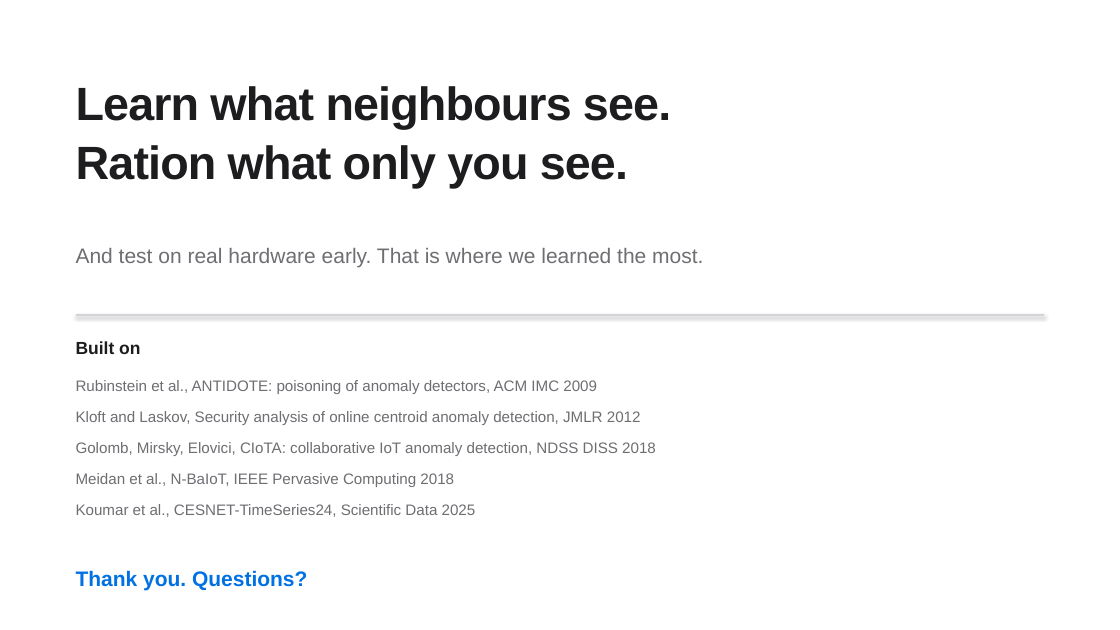
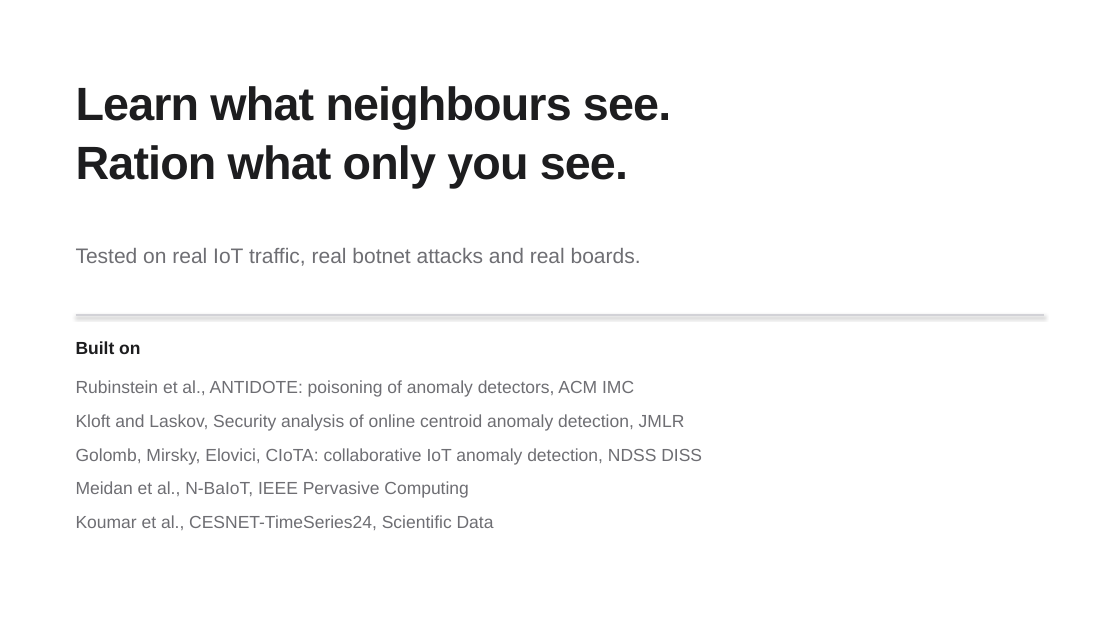
Before and after one commit to IOT-snu/brainstorming, a slide deck: slide 17 of G04_FOA_Final.pptx (slide 19 before the commit). Drawn at 1120x630 pixels with LibreOffice and Linux fonts; fonts in the diff are those of the drawing. Boxes give left, top, right and bottom in pixels: in the first picture for what was removed or moved away, otherwise in the second. Text is boxed around its words. In the diff, an @@ line names an element or a change of style, - is before the commit and + after.

```diff
--- a/G04_FOA_Final.pptx
+++ b/G04_FOA_Final.pptx
@@ text at <box>76,248,641,266</box>: text changed @@
-And test on real hardware early. That is where we learned the most.
+Tested on real IoT traffic, real botnet attacks and real boards.
@@ text at <box>76,380,634,397</box>: text changed; size 13 to 15 pt @@
-Rubinstein et al., ANTIDOTE: poisoning of anomaly detectors, ACM IMC 2009
+Rubinstein et al., ANTIDOTE: poisoning of anomaly detectors, ACM IMC
@@ text at <box>76,414,685,431</box>: text changed; size 13 to 15 pt @@
-Kloft and Laskov, Security analysis of online centroid anomaly detection, JMLR 2012
+Kloft and Laskov, Security analysis of online centroid anomaly detection, JMLR
@@ text at <box>76,448,702,465</box>: text changed; size 13 to 15 pt @@
-Golomb, Mirsky, Elovici, CIoTA: collaborative IoT anomaly detection, NDSS DISS 2018
+Golomb, Mirsky, Elovici, CIoTA: collaborative IoT anomaly detection, NDSS DISS
@@ text at <box>76,481,469,498</box>: text changed; size 13 to 15 pt @@
-Meidan et al., N-BaIoT, IEEE Pervasive Computing 2018
+Meidan et al., N-BaIoT, IEEE Pervasive Computing
@@ text at <box>76,515,494,530</box>: text changed; size 13 to 15 pt @@
-Koumar et al., CESNET-TimeSeries24, Scientific Data 2025
+Koumar et al., CESNET-TimeSeries24, Scientific Data
@@ text removed at <box>76,570,307,591</box> @@
-Thank you. Questions?
```
Also in this commit, not shown: 12 other slides changed, 2 slides added, 4 slides removed, 3 other files.
